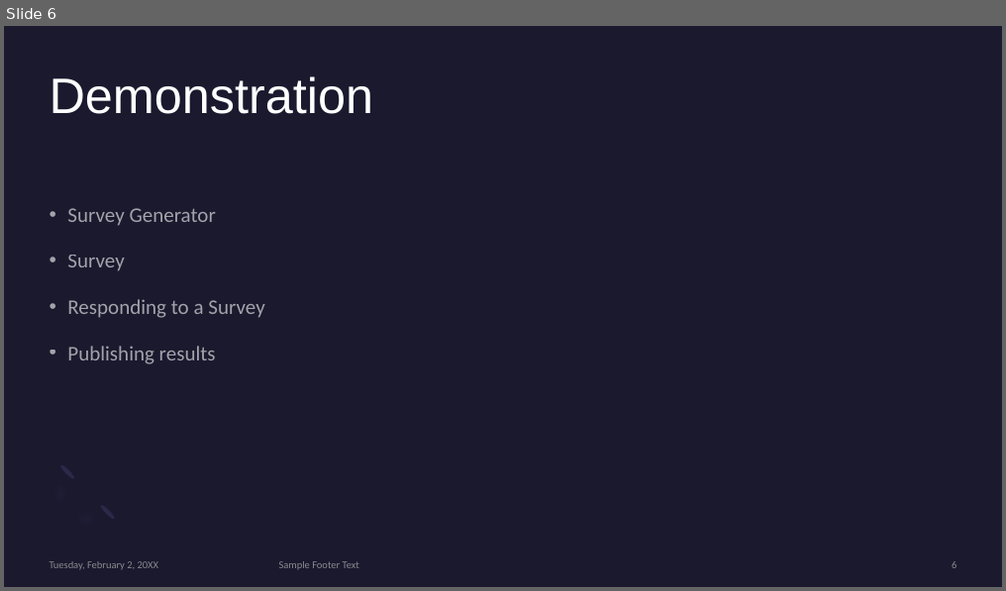
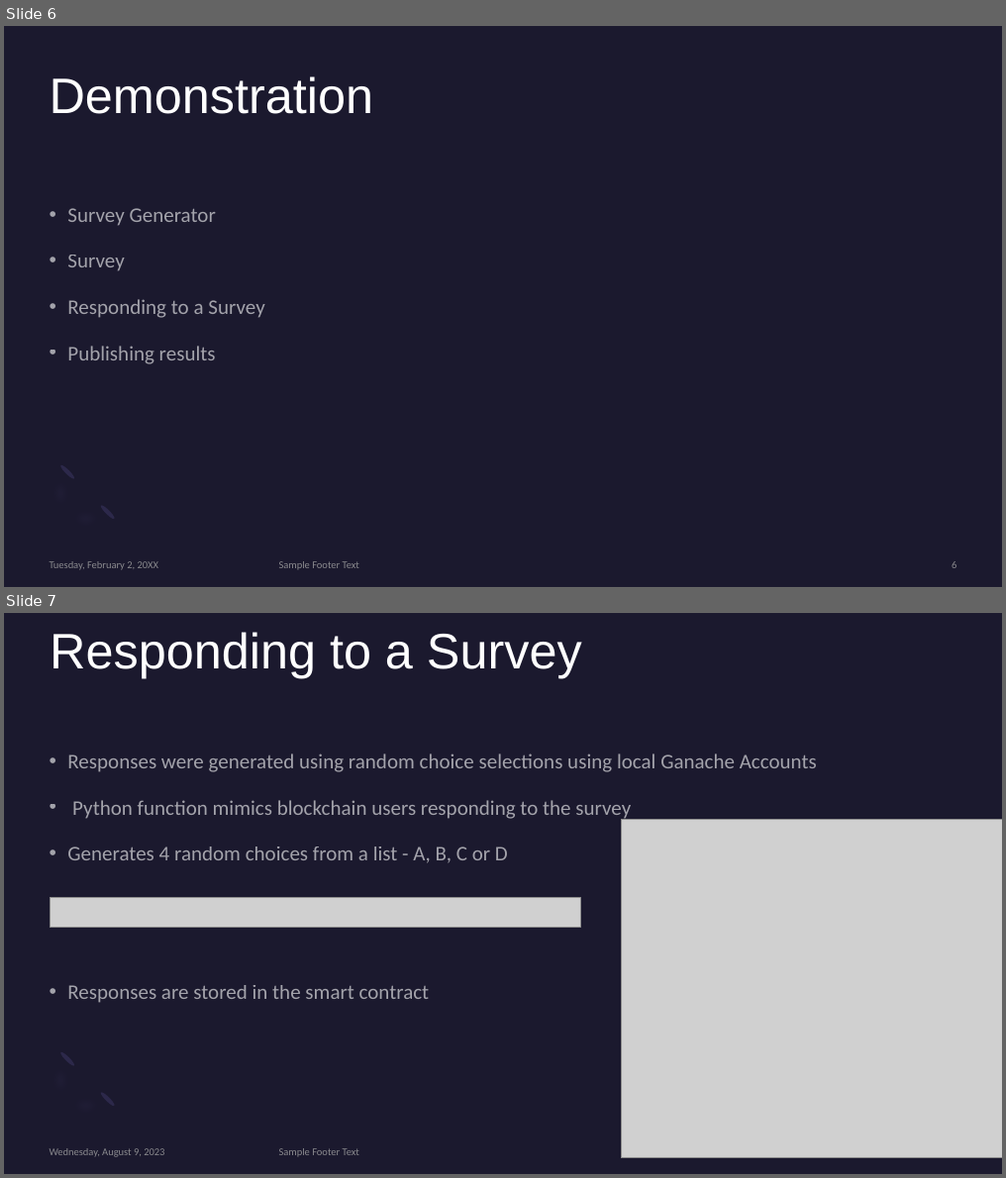
Before and after one commit to sjalasutram/FinTechProject3, a slide deck: Project SurWei.pptx. Shown one above the other, each under a label of ours: slide 6 before the commit, slides 6 and 7 after it. The pictures are 1006x591 and 1006x1178 pixels, drawn with LibreOffice and Linux fonts; fonts in the diff are those of the drawing; grey boxes stand for pictures. Boxes give left, top, right and bottom in pixels: in the first picture for what was removed or moved away, otherwise in the second. Text is boxed around its words. In the diff, an @@ line names an element or a change of style, - is before the commit and + after.

Commit message:
presentation update _survey responses

```diff
--- a/Project SurWei.pptx
+++ b/Project SurWei.pptx
@@ slide 7 added at (4, 613, 1002, 1174), background #1B192E; not listed: 3 template elements that a slide beside it also shows @@
@@ title added at (50, 632, 582, 678), 48 pt, text #FFFFFF @@
+Responding to a Survey
@@ text added at (67, 754, 817, 1003), 20 pt, text #FFFFFF at 60% opacity @@
+• Responses were generated using random choice selections using local Ganache Accounts
+• Python function mimics blockchain users responding to the survey
+• Generates 4 random choices from a list - A, B, C or D
+• Responses are stored in the smart contract
@@ picture added at (621, 819, 1002, 1158) @@
@@ picture added at (50, 897, 580, 928) @@
@@ text added at (50, 1149, 164, 1157), 10 pt, text #A6A6A6 at 80% opacity @@
+Wednesday, August 9, 2023
@@ text added at (279, 1149, 359, 1157), 10 pt, text #A6A6A6 at 80% opacity @@
+Sample Footer Text
@@ page number added at (951, 1157, 956, 1159), 10 pt, text #A6A6A6 at 80% opacity @@
+7
```
